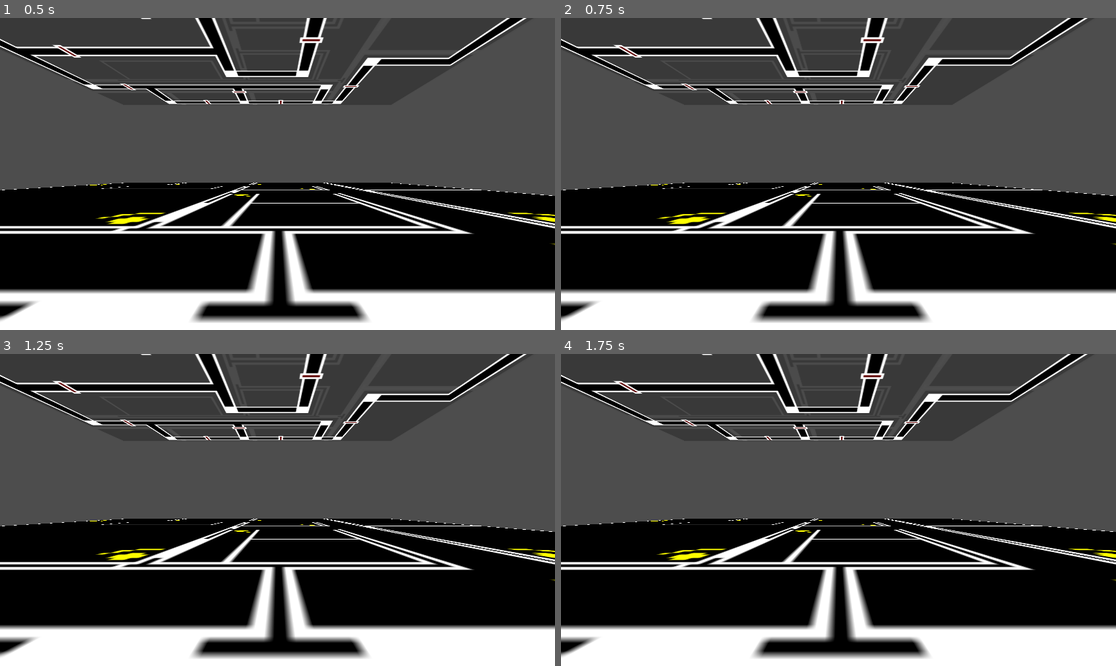
Above: before the commit, frames 1-4 (two rows, left to right).
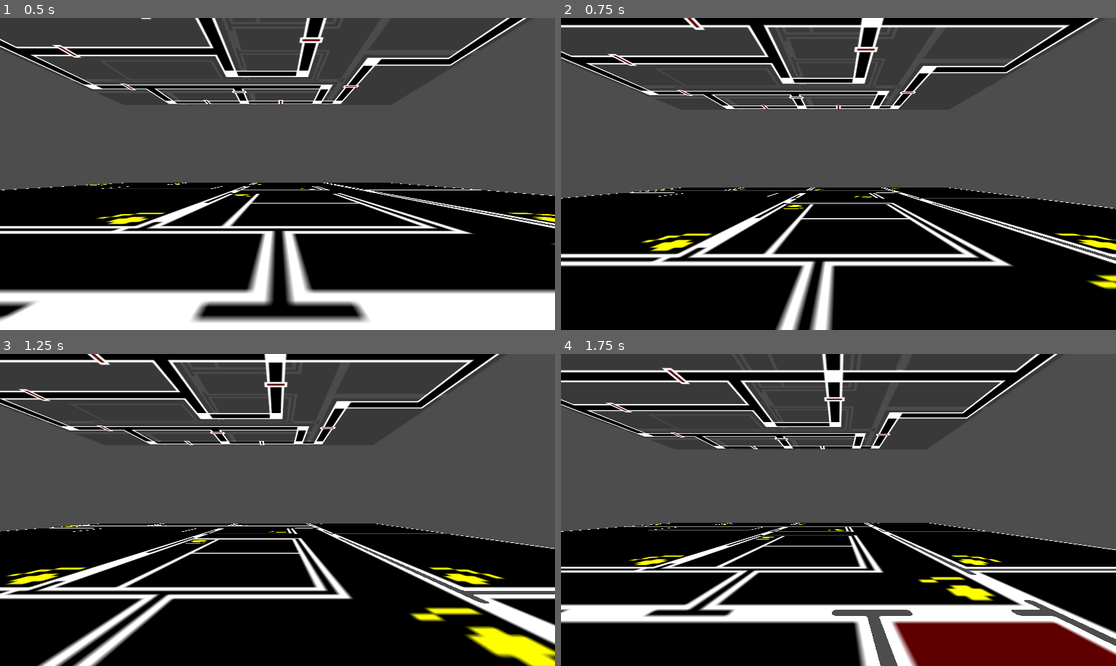
Above: after the commit, the same moments.

Repository: CE-Studio/CEGD-NaFF
Game: Godot game, scene res://Scenes/Levels/Main.tscn
The game is run twice, just before and just after one commit, with the same random seed, the same clock (stepped at 60 frames per second) and the same inputs. The project has no main scene, so this scene is started directly.
Inputs:
- Up to frame 1 (0.5 s): no input
- Up to frame 2 (0.75 s): tap Enter (ui_accept) at 0.5, 0.6 s; hold D (MoveRight, bound only after the commit) from 0.53 s (still down)
- Up to frame 3 (1.25 s): keep holding D (MoveRight, bound only after the commit); tap Enter (ui_accept) at 0.77, 1.07 s
- Up to frame 4 (1.75 s): release D (MoveRight, bound only after the commit) at 1.28 s; hold S (MoveBackward, bound only after the commit) from 1.28 s (still down); tap Enter (ui_accept) at 1.35, 1.52 s

Frame 1 is identical in both runs. In frame 2, 34% of the frame differs, in the area x 0-100%, y 0-100%; in frame 3, 36%; in frame 4, 38%.

Commit message:
Start of player code

Diff:
--- a/Scenes/Levels/Main.tscn
+++ b/Scenes/Levels/Main.tscn
@@ -1,7 +1,10 @@
-[gd_scene load_steps=8 format=3 uid="uid://cph5ubyveu5hy"]
+[gd_scene load_steps=10 format=3 uid="uid://cph5ubyveu5hy"]
 
 [ext_resource type="Texture2D" uid="uid://86yixkdi6lri" path="res://Textures/MapBase.png" id="1_gy2vq"]
 [ext_resource type="Texture2D" uid="uid://0yk7d4gyh8cf" path="res://Textures/MapVent.png" id="2_5nlr8"]
+[ext_resource type="Script" path="res://Scripts/Player.gd" id="3_s35a3"]
+
+[sub_resource type="WorldBoundaryShape3D" id="WorldBoundaryShape3D_3btgm"]
 
 [sub_resource type="PlaneMesh" id="PlaneMesh_p6arr"]
 
@@ -25,6 +28,11 @@
 
 [node name="World" type="Node3D"]
 
+[node name="FloorCollision" type="StaticBody3D" parent="."]
+
+[node name="CollisionShape3D" type="CollisionShape3D" parent="FloorCollision"]
+shape = SubResource("WorldBoundaryShape3D_3btgm")
+
 [node name="Floor" type="MeshInstance3D" parent="."]
 transform = Transform3D(23, 0, 0, 0, 1, 0, 0, 0, 19, 0, 0, 0)
 mesh = SubResource("PlaneMesh_p6arr")
@@ -37,6 +45,7 @@
 
 [node name="Player" type="CharacterBody3D" parent="."]
 transform = Transform3D(1, 0, 0, 0, 1, 0, 0, 0, 1, 3.34756, 1, 15.6031)
+script = ExtResource("3_s35a3")
 
 [node name="MeshInstance3D" type="MeshInstance3D" parent="Player"]
 mesh = SubResource("CapsuleMesh_qxhmg")
--- /dev/null
+++ b/Scripts/Player.gd
@@ -0,0 +1,47 @@
+extends CharacterBody3D
+
+
+const SPEED := 5.0
+const JUMP_VELOCITY := 4.5
+const ACCEL := 25.0
+
+# Get the gravity from the project settings to be synced with RigidBody nodes.
+var gravity = ProjectSettings.get_setting("physics/3d/default_gravity")
+var vel := 0.0
+var direction:Vector3
+
+
+func _ready():
+	Input.set_mouse_mode(Input.MOUSE_MODE_CAPTURED)
+
+
+func _physics_process(delta):
+	# Handle mouse movement.
+	if Input.mouse_mode == Input.MOUSE_MODE_CAPTURED:
+		var look_vel = Input.get_last_mouse_velocity()
+		rotation.y += look_vel.x * delta * ProjectSettings.get_setting("global/mouse_sensitivity") * -0.25
+
+	# Add the gravity.
+	if not is_on_floor():
+		velocity.y -= gravity * delta
+
+	# Handle jump.
+	if Input.is_action_just_pressed("ui_accept") and is_on_floor():
+		velocity.y = JUMP_VELOCITY
+
+	# Get the input direction and handle the movement/deceleration.
+	# As good practice, you should replace UI actions with custom gameplay actions.
+	var input_dir = Input.get_vector("MoveLeft", "MoveRight", "MoveForward", "MoveBackward")
+	var new_dir = (transform.basis * Vector3(input_dir.x, 0, input_dir.y)).normalized()
+	if new_dir:
+		direction = new_dir
+		vel = move_toward(vel, SPEED, ACCEL * delta)
+	else:
+		vel = move_toward(vel, 0, ACCEL * delta)
+	velocity.x = direction.x * vel
+	velocity.z = direction.z * vel
+
+	move_and_slide()
+
+	if Input.get_action_raw_strength("Pause"):
+		Input.set_mouse_mode(Input.MOUSE_MODE_VISIBLE)
--- a/project.godot
+++ b/project.godot
@@ -13,3 +13,39 @@
 config/name="Nightshift at Fantasy Foodstuffs"
 config/features=PackedStringArray("4.2", "Double Precision", "Forward Plus")
 config/icon="res://icon.svg"
+
+[global]
+
+mouse_sensitivity=0.013
+
+[input]
+
+MoveForward={
+"deadzone": 0.5,
+"events": [Object(InputEventKey,"resource_local_to_scene":false,"resource_name":"","device":-1,"window_id":0,"alt_pressed":false,"shift_pressed":false,"ctrl_pressed":false,"meta_pressed":false,"pressed":false,"keycode":0,"physical_keycode":87,"key_label":0,"unicode":119,"echo":false,"script":null)
+, Object(InputEventKey,"resource_local_to_scene":false,"resource_name":"","device":-1,"window_id":0,"alt_pressed":false,"shift_pressed":false,"ctrl_pressed":false,"meta_pressed":false,"pressed":false,"keycode":0,"physical_keycode":4194320,"key_label":0,"unicode":0,"echo":false,"script":null)
+]
+}
+MoveBackward={
+"deadzone": 0.5,
+"events": [Object(InputEventKey,"resource_local_to_scene":false,"resource_name":"","device":-1,"window_id":0,"alt_pressed":false,"shift_pressed":false,"ctrl_pressed":false,"meta_pressed":false,"pressed":false,"keycode":0,"physical_keycode":83,"key_label":0,"unicode":115,"echo":false,"script":null)
+, Object(InputEventKey,"resource_local_to_scene":false,"resource_name":"","device":-1,"window_id":0,"alt_pressed":false,"shift_pressed":false,"ctrl_pressed":false,"meta_pressed":false,"pressed":false,"keycode":0,"physical_keycode":4194322,"key_label":0,"unicode":0,"echo":false,"script":null)
+]
+}
+MoveLeft={
+"deadzone": 0.5,
+"events": [Object(InputEventKey,"resource_local_to_scene":false,"resource_name":"","device":-1,"window_id":0,"alt_pressed":false,"shift_pressed":false,"ctrl_pressed":false,"meta_pressed":false,"pressed":false,"keycode":0,"physical_keycode":65,"key_label":0,"unicode":97,"echo":false,"script":null)
+, Object(InputEventKey,"resource_local_to_scene":false,"resource_name":"","device":-1,"window_id":0,"alt_pressed":false,"shift_pressed":false,"ctrl_pressed":false,"meta_pressed":false,"pressed":false,"keycode":0,"physical_keycode":4194319,"key_label":0,"unicode":0,"echo":false,"script":null)
+]
+}
+MoveRight={
+"deadzone": 0.5,
+"events": [Object(InputEventKey,"resource_local_to_scene":false,"resource_name":"","device":-1,"window_id":0,"alt_pressed":false,"shift_pressed":false,"ctrl_pressed":false,"meta_pressed":false,"pressed":false,"keycode":0,"physical_keycode":68,"key_label":0,"unicode":100,"echo":false,"script":null)
+, Object(InputEventKey,"resource_local_to_scene":false,"resource_name":"","device":-1,"window_id":0,"alt_pressed":false,"shift_pressed":false,"ctrl_pressed":false,"meta_pressed":false,"pressed":false,"keycode":0,"physical_keycode":4194321,"key_label":0,"unicode":0,"echo":false,"script":null)
+]
+}
+Pause={
+"deadzone": 0.5,
+"events": [Object(InputEventKey,"resource_local_to_scene":false,"resource_name":"","device":-1,"window_id":0,"alt_pressed":false,"shift_pressed":false,"ctrl_pressed":false,"meta_pressed":false,"pressed":false,"keycode":0,"physical_keycode":4194305,"key_label":0,"unicode":0,"echo":false,"script":null)
+]
+}
